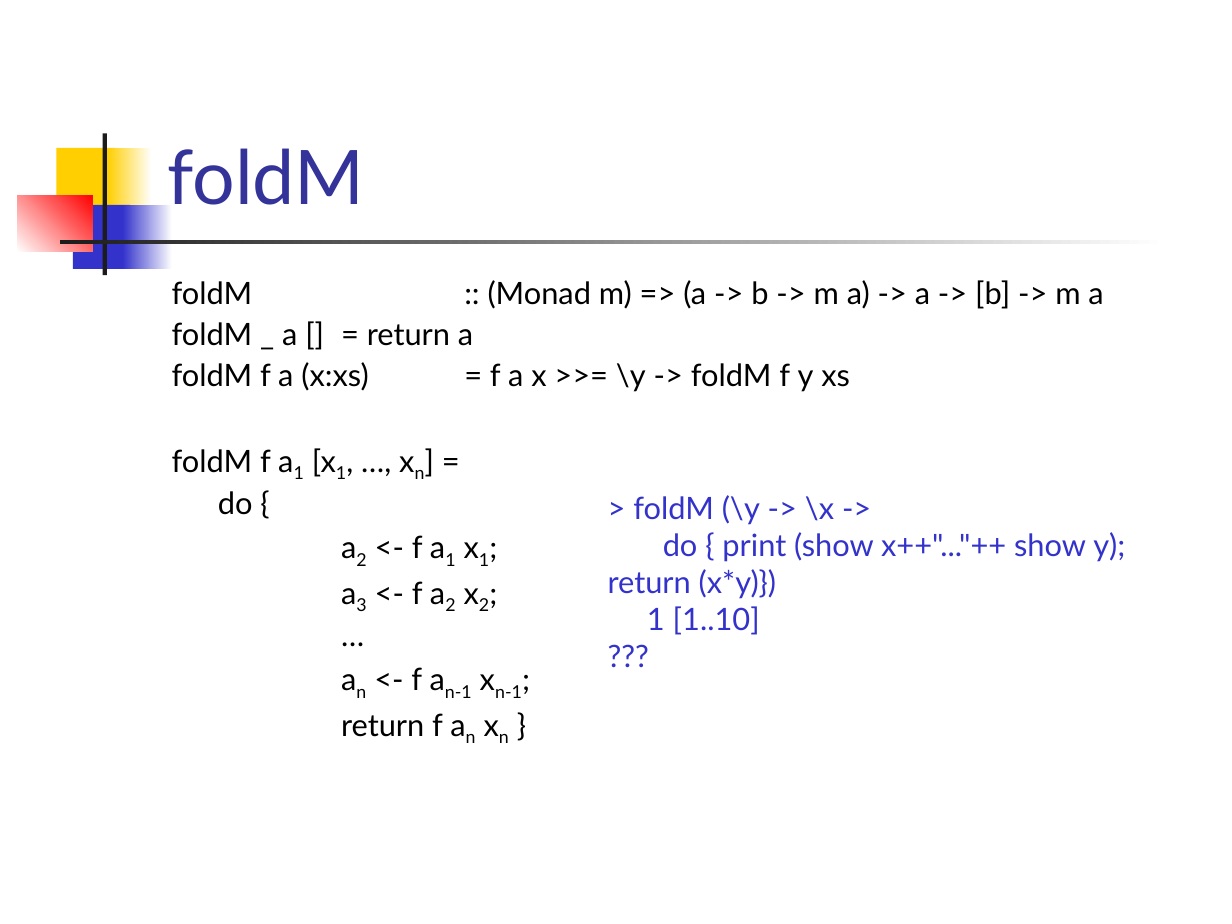
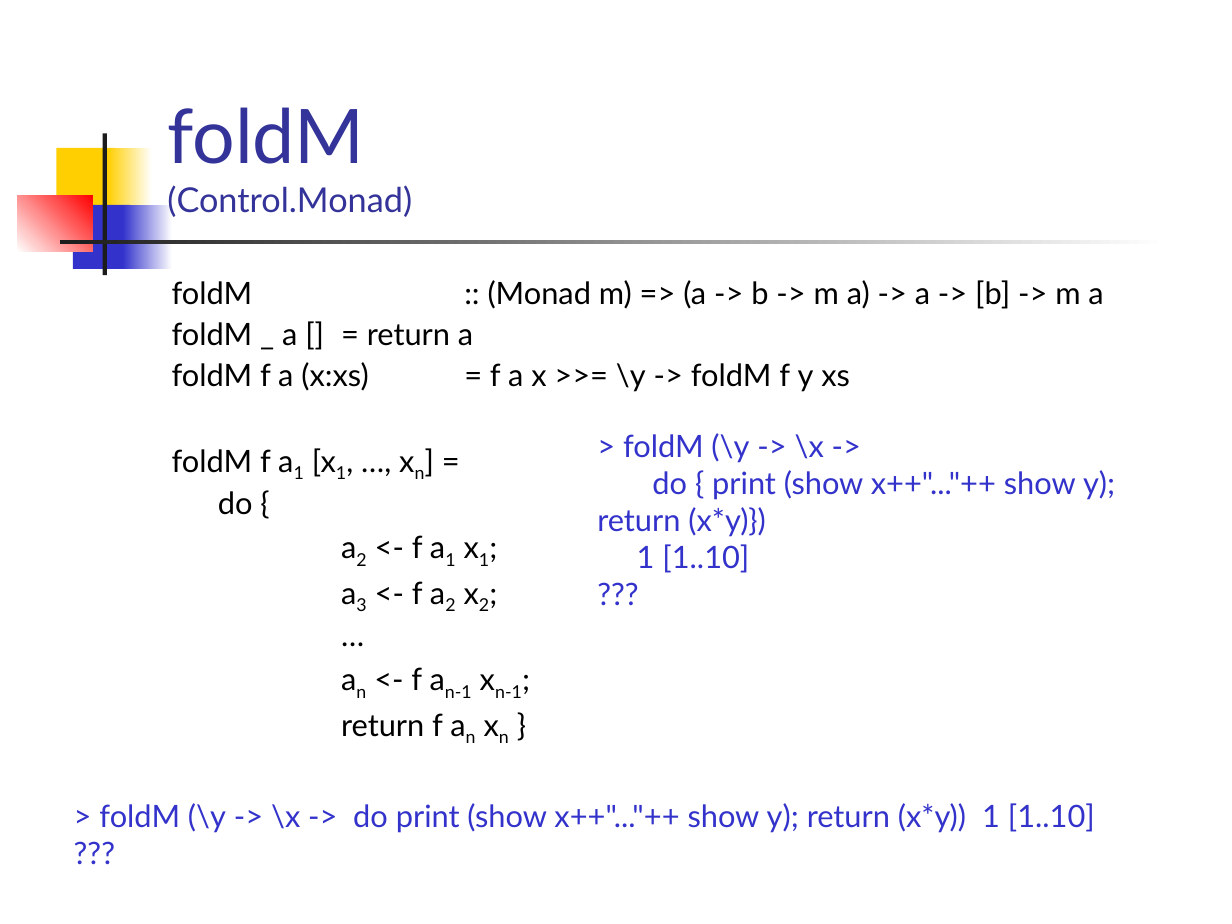
Before and after one commit to Funkcionalne/Prednasky, a slide deck: slide 35 of 11/11_fpro.ppt (slide 28 before the commit). Drawn at 1232x924 pixels with LibreOffice and Linux fonts; fonts in the diff are those of the drawing. Boxes give left, top, right and bottom in pixels: in the first picture for what was removed or moved away, otherwise in the second. Text is boxed around its words. In the diff, an @@ line names an element or a change of style, - is before the commit and + after.

```diff
--- a/11/11_fpro.ppt
+++ b/11/11_fpro.ppt
@@ title at <box>167,107,412,217</box>: text changed; size 44 to 20 pt @@
-foldM
+foldM
+(Control.Monad)
@@ text "> foldM (\y -> \x ...": place and size @@
-text "> foldM (\y -> \x ..." at <box>608,495,1125,635</box>
+text "> foldM (\y -> \x ..." at <box>597,433,1115,573</box>
@@ text added at <box>99,803,1095,833</box>, 18 pt, text #3333CC @@
+> foldM (\y -> \x -> do print (show x++"..."++ show y); return (x*y)) 1 [1..10]
+???
```
Also in this commit, not shown: 12 other slides changed, 10 slides added, 10 other files.
